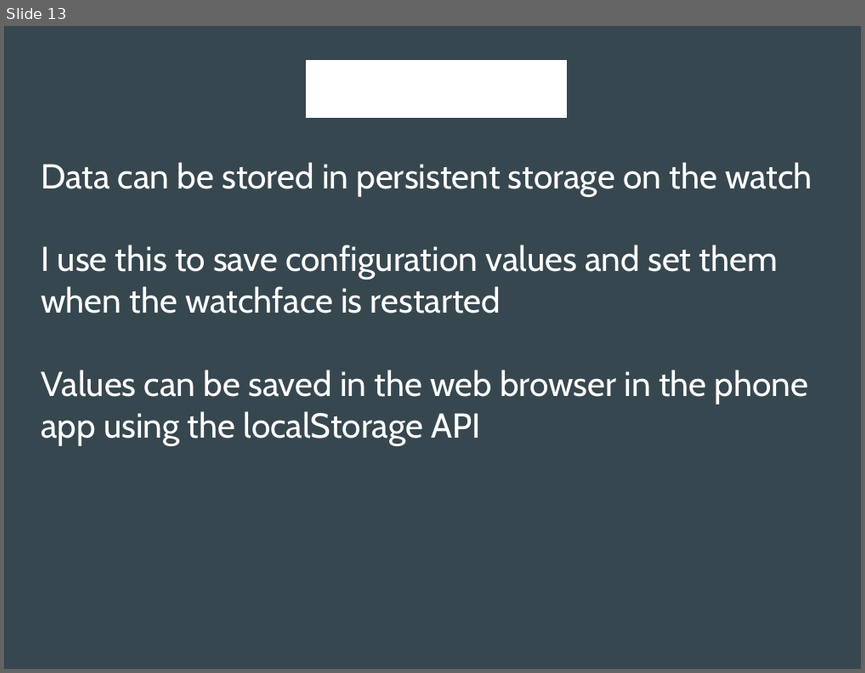
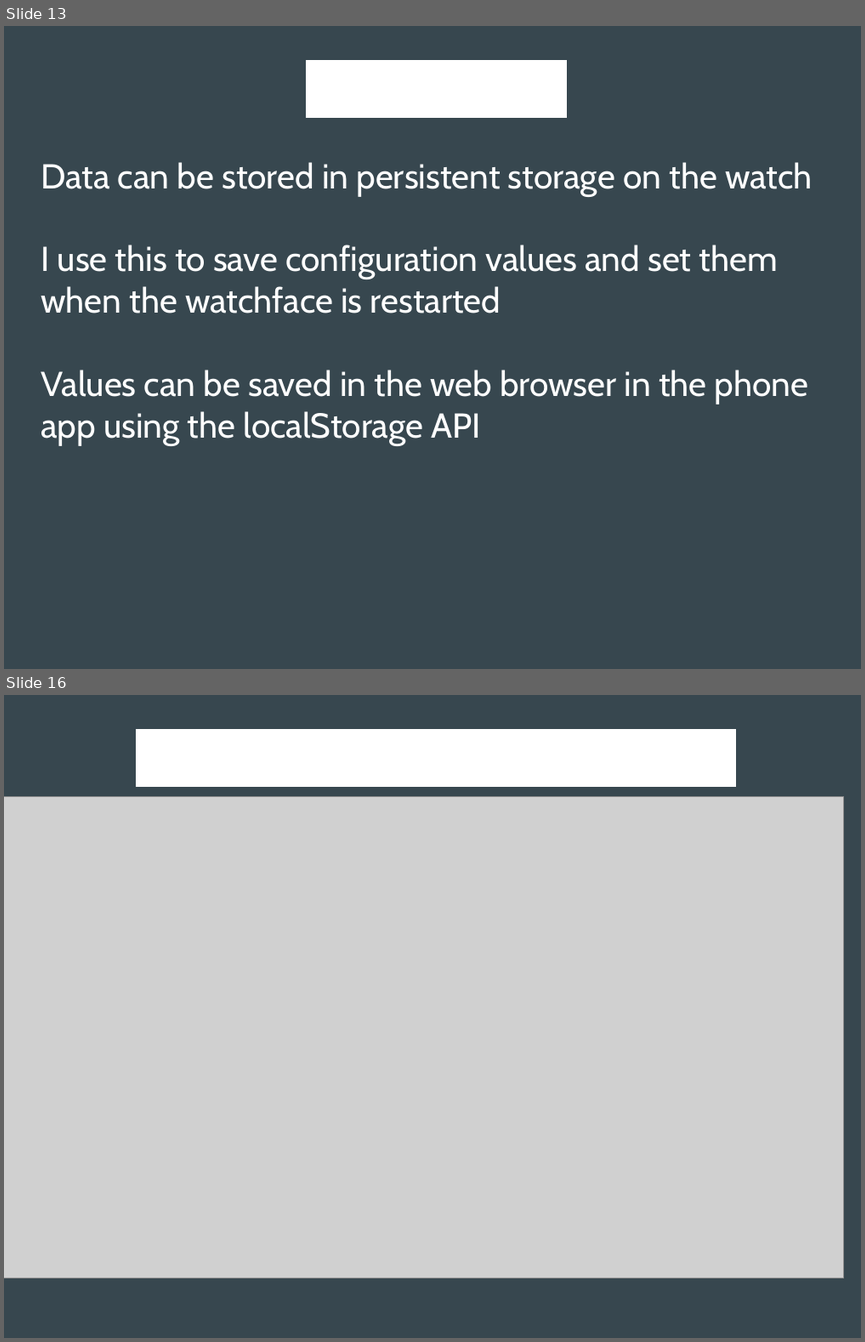
Before and after one commit to kentarchie/PebbleUniforumTalk, a slide deck: PebbleDevTalk.odp. Shown one above the other, each under a label of ours: slide 13 before the commit, slides 13 and 16 after it; the slides between them are not shown. The pictures are 865x673 and 865x1342 pixels, drawn with LibreOffice and Linux fonts; fonts in the diff are those of the drawing; grey boxes stand for pictures. Boxes give left, top, right and bottom in pixels: in the first picture for what was removed or moved away, otherwise in the second. Text is boxed around its words. In the diff, an @@ line names an element or a change of style, - is before the commit and + after.

```diff
--- a/PebbleDevTalk.odp
+++ b/PebbleDevTalk.odp
@@ slide 16 added at [4,695,861,1338], background #37474F @@
@@ title added at [136,730,736,788], 44 pt, text #FFFFFF @@
+Web Based IDE (CloudPebble)
@@ picture added at [4,796,844,1278] @@
```
Also in this commit, not shown: 1 slide changed, 3 other slides added.
